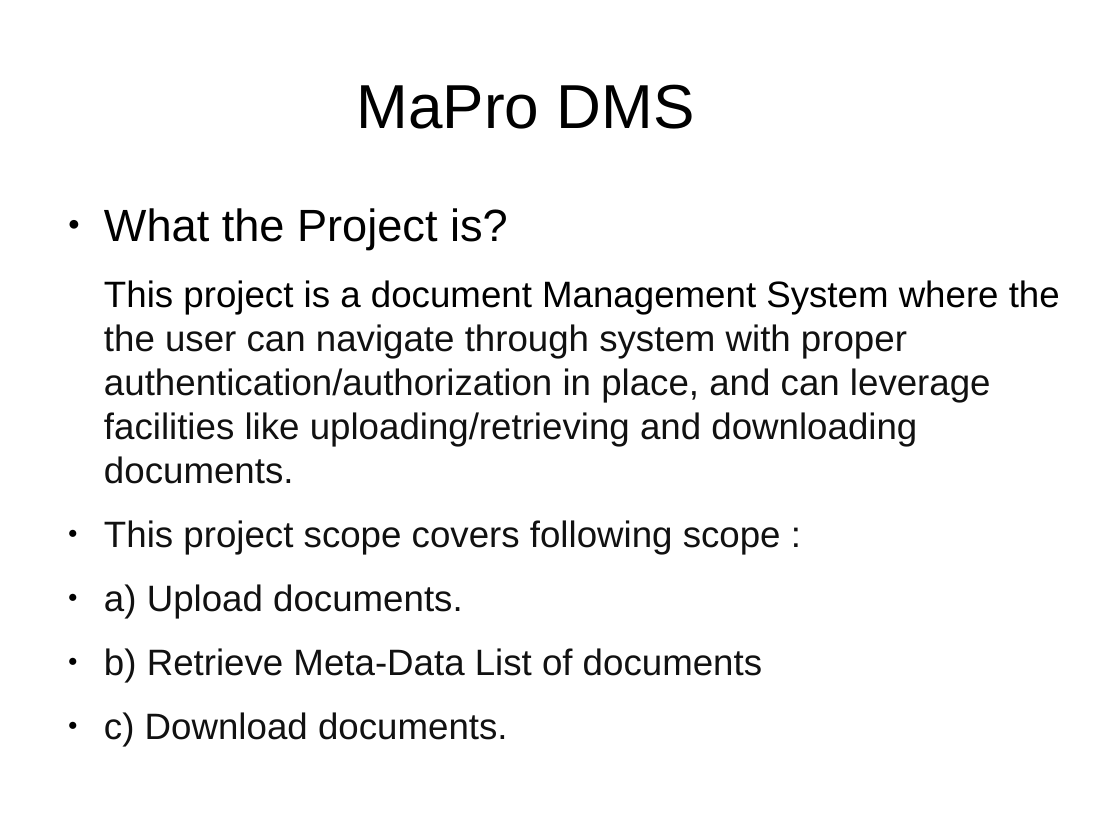
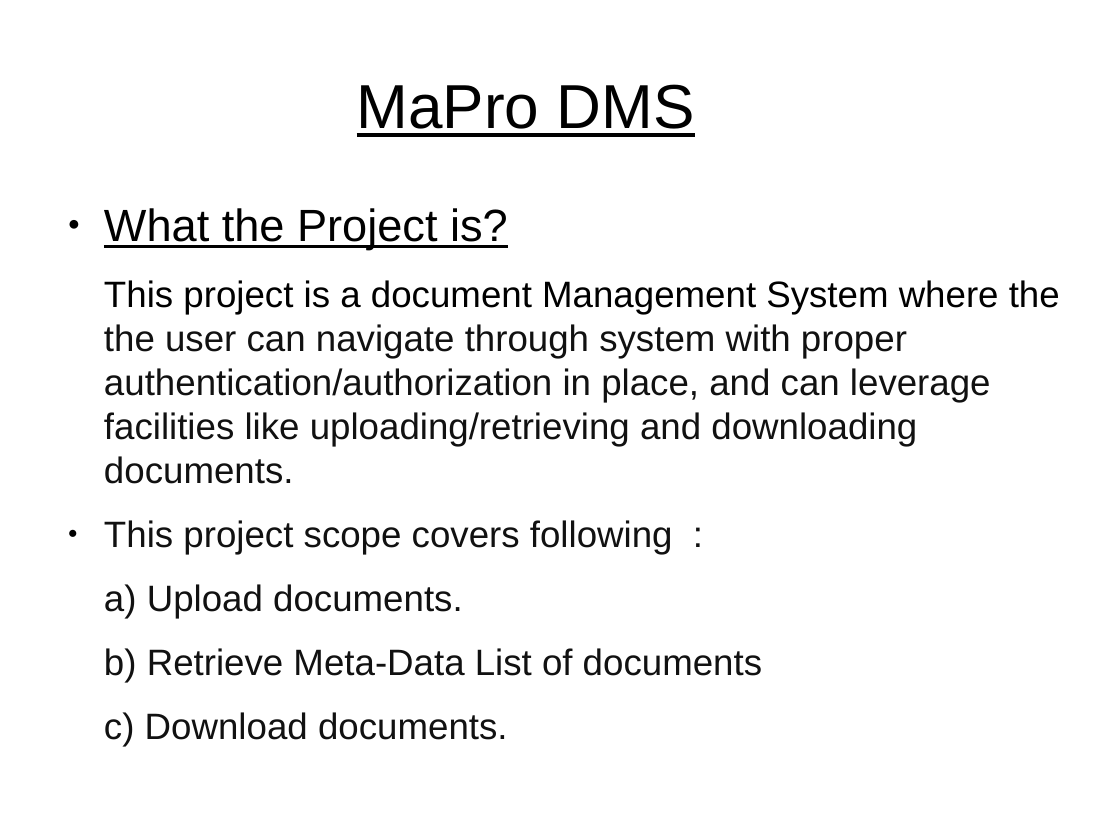
Before and after one commit to prmudgal/documentManagement, a slide deck: slide 2 of MaProDMS_Presentation.odp. Drawn at 1120x840 pixels with LibreOffice and Linux fonts; fonts in the diff are those of the drawing. Boxes give left, top, right and bottom in pixels: in the first picture for what was removed or moved away, otherwise in the second. Text is boxed around its words. In the diff, an @@ line names an element or a change of style, - is before the commit and + after.

```diff
--- a/MaProDMS_Presentation.odp
+++ b/MaProDMS_Presentation.odp
@@ title "MaPro DMS" at <box>357,84,695,137</box>: underline on @@
@@ text at <box>104,208,762,746</box>: underline on in "What the Project is?"; bullet ● to none @@
@@ text at <box>104,520,673,554</box>: text changed @@
-● This project scope covers following scope :
+● This project scope covers following :
```
Also in this commit, not shown: 11 other slides changed, 2 slides added.
